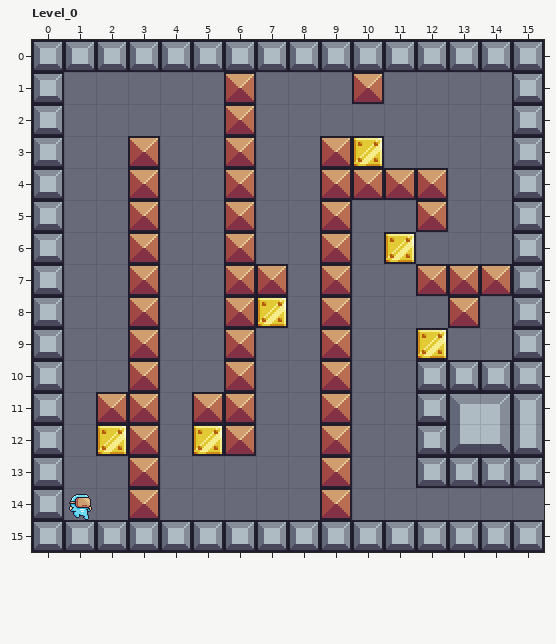
LDtk project: assets/test.ldtk. The picture above was drawn from the file before the commit.
Cells are 16x16 px. Shown: Level_0 x 0..15, y 0..15.
Now the later version:
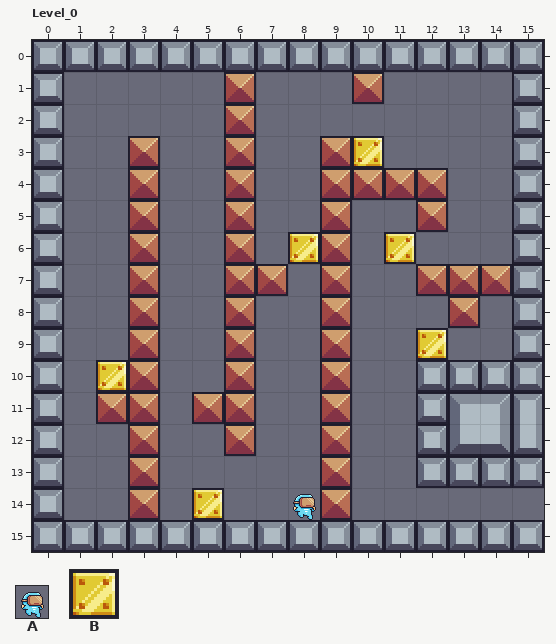
Key: from "Idle_32x32_": A 0; from "Terrain_16x16_": B 215.
Objects are placed by their top-left corner, in cells (3,4 is the top-left corner of cell 3,4); size is 1x1 cell unless given.
From old to new:
Layer "Entities":
changed: B "Pot" at 7,7 size 1x2 -> B "Pot" at 8,5 size 1x2
changed: A "Player" at 1,14 -> A "Player" at 8,14
changed: B "Pot" at 5,11 size 1x2 -> B "Pot" at 5,13 size 1x2
changed: B "Pot" at 2,11 size 1x2 -> B "Pot" at 2,9 size 1x2
Changed places in both pictures, as pixel boxes (x1, y1, x2, y2):
changed: (256, 232, 320, 328)
changed: (96, 360, 128, 456)
changed: (192, 424, 224, 520)
old place: (69, 494, 92, 520)
new place: (293, 494, 316, 520)
